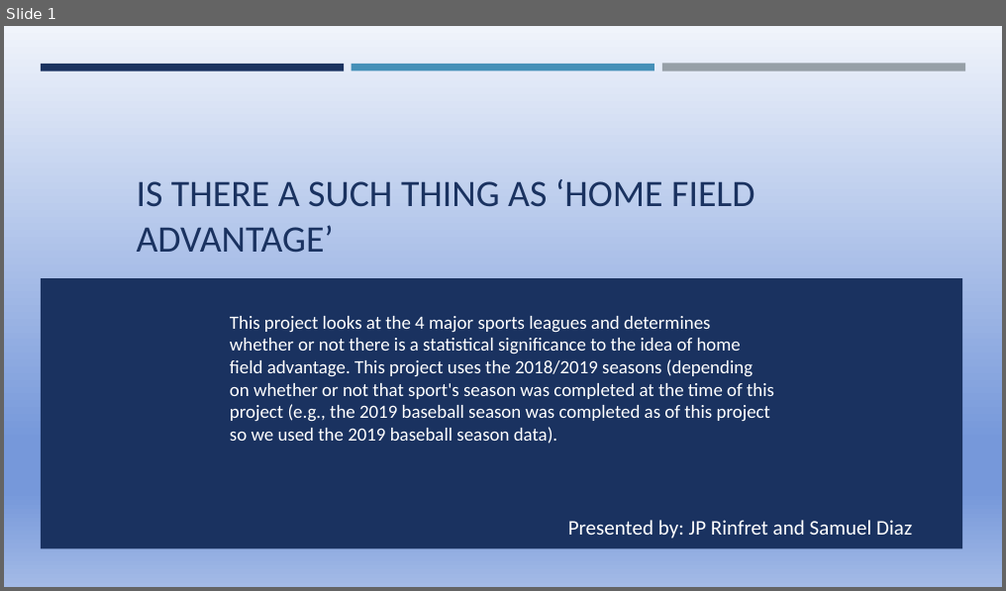
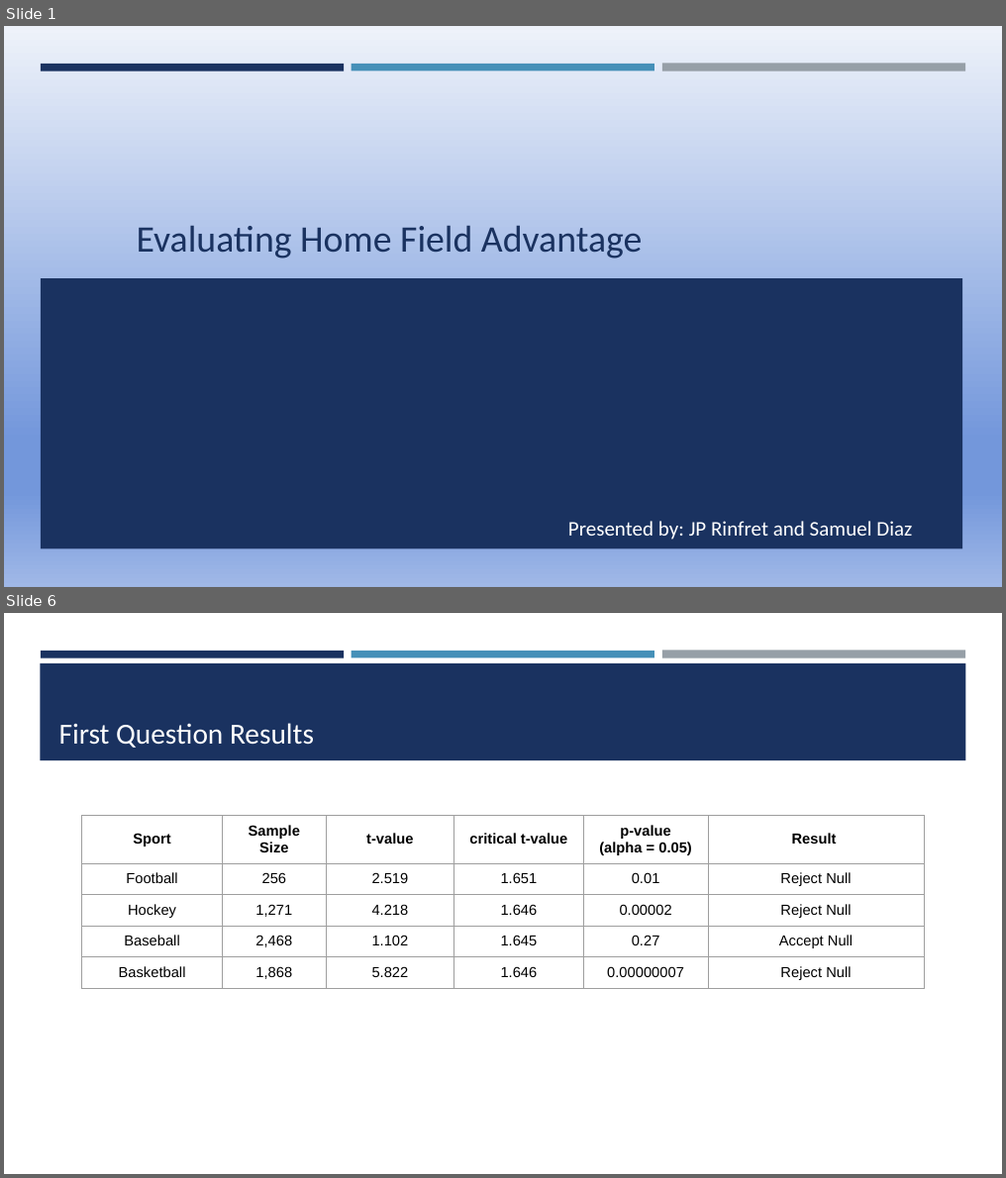
Before and after one commit to jprinfret/home_field_advantage, a slide deck: Presentation1.pptx. Shown one above the other, each under a label of ours: slide 1 before the commit, slides 1 and 6 after it; the slides between them are not shown. The pictures are 1006x591 and 1006x1178 pixels, drawn with LibreOffice and Linux fonts; fonts in the diff are those of the drawing. Boxes give left, top, right and bottom in pixels: in the first picture for what was removed or moved away, otherwise in the second. Text is boxed around its words. In the diff, an @@ line names an element or a change of style, - is before the commit and + after.

```diff
--- a/Presentation1.pptx
+++ b/Presentation1.pptx
@@ slide 6 added at (4,613,1002,1174), background #FFFFFF; not listed: 3 template elements that a slide beside it also shows @@
@@ rectangle added at (40,663,966,761), fill #1A3260 @@
@@ title added at (59,723,314,748), 28 pt, text #FFFFFF @@
+First Question Results
@@ table added at (82,816,925,1061), 5 rows, 6 columns @@
+Sport | Sample / Size | t-value | critical t-value | p-value / (alpha = 0.05) | Result
+Football | 256 | 2.519 | 1.651 | 0.01 | Reject Null
+Hockey | 1,271 | 4.218 | 1.646 | 0.00002 | Reject Null
+Baseball | 2,468 | 1.102 | 1.645 | 0.27 | Accept Null
+Basketball | 1,868 | 5.822 | 1.646 | 0.00000007 | Reject Null
@@ slide 1 changed as well @@
@@ background gradient #F0F4FB to #7698DA to #A3BAE6 to gradient #EEF2FA to #7397DB to #A0B8E7 @@
@@ title at (137,226,642,259): text changed @@
-IS THERE A SUCH THING AS ‘HOME FIELD ADVANTAGE’
+Evaluating Home Field Advantage
@@ text removed at (230,316,774,444) @@
-This project looks at the 4 major sports leagues and determines whether or not there is a statistical significance to the idea of home field advantage. This project uses the 2018/2019 seasons (depending on whether or not that sport's season was completed at the time of this project (e.g., the 2019 baseball season was completed as of this project so we used the 2019 baseball season data).
```
Also in this commit, not shown: 3 other slides changed, 10 other slides added, 4 slides removed, 2 other files.
